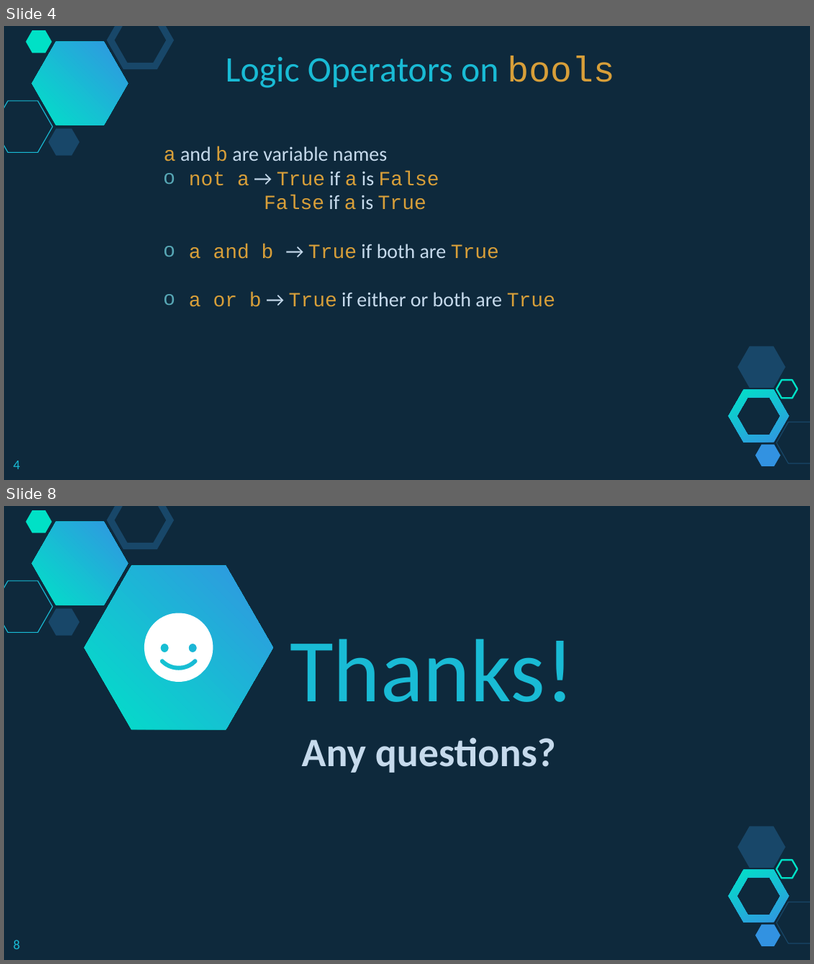
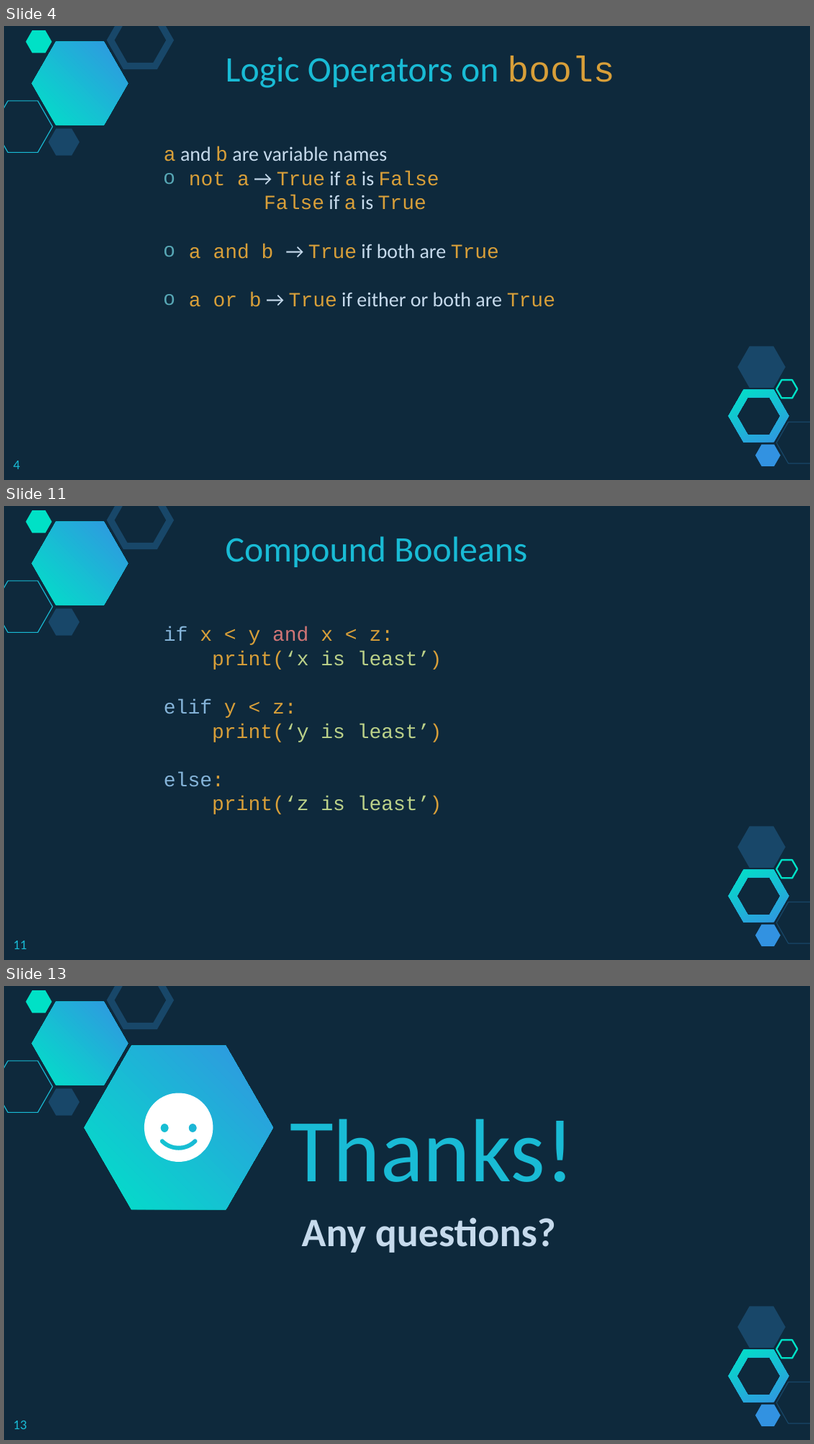
Before and after one commit to branhoff/python_class_101, a slide deck: lecture_slides/5_Python Lesson - Operators and Branching.pptx. Shown one above the other, each under a label of ours: slides 4 and 8 before the commit, slides 4, 11 and 13 after it; the slides between them are not shown. The pictures are 814x964 and 814x1444 pixels, drawn with LibreOffice and Linux fonts; fonts in the diff are those of the drawing. Boxes give left, top, right and bottom in pixels: in the first picture for what was removed or moved away, otherwise in the second. Text is boxed around its words. In the diff, an @@ line names an element or a change of style, - is before the commit and + after.

```diff
--- a/lecture_slides/5_Python Lesson - Operators and Branching.pptx
+++ b/lecture_slides/5_Python Lesson - Operators and Branching.pptx
@@ slide 11 added at [4,506,810,960], background #0E293C; not listed: 10 template elements that a slide beside it also shows @@
@@ text added at [226,536,527,567], 32 pt, text #19BBD5 @@
+Compound Booleans
@@ text added at [164,626,442,814], 18 pt, text #D89F39 @@
+if x < y and x < z:
+print(‘x is least’)
+elif y < z:
+print(‘y is least’)
+else:
+print(‘z is least’)
@@ page number added at [13,940,27,949], 12 pt, text #19BBD5 @@
+11
@@ what was slide 8 is now slide 13 @@
@@ page number at [13,1420,27,1429]: text changed @@
-8
+13
```
Also in this commit, not shown: 4 slides changed, 4 other slides added, 2 other files.
